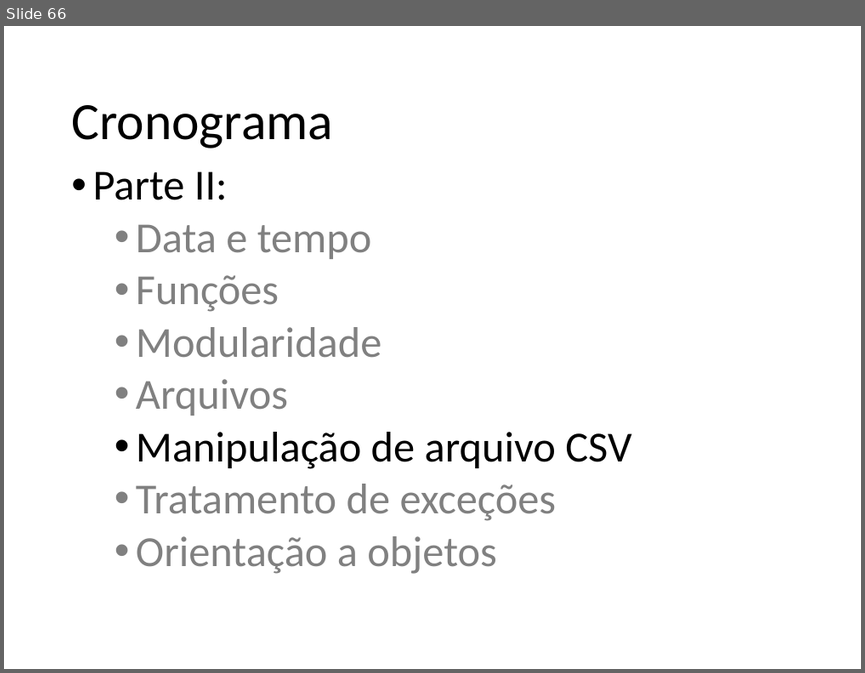
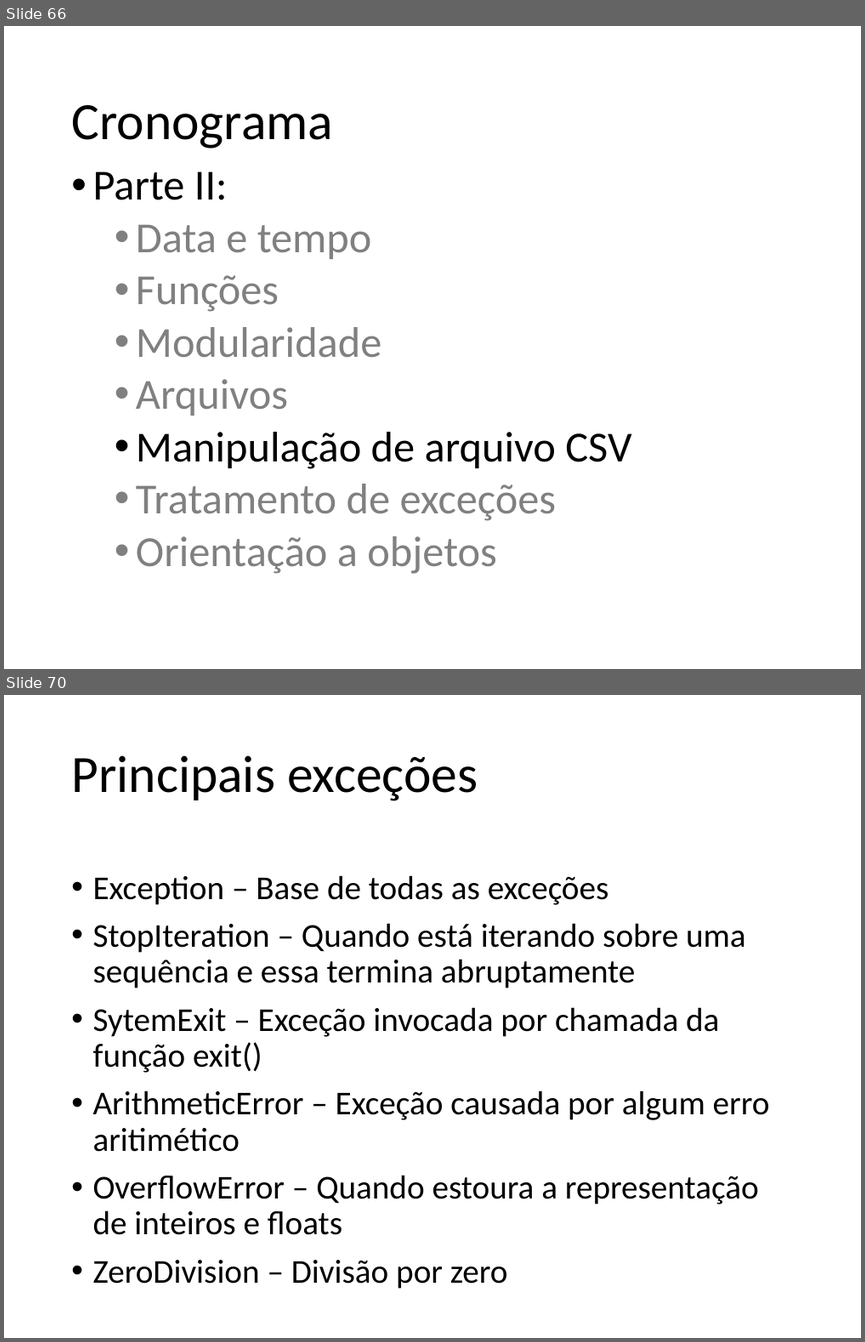
Before and after one commit to fernandoFernandeSantos/minicurso_python_2019, a slide deck: aula.pptx. Shown one above the other, each under a label of ours: slide 66 before the commit, slides 66 and 70 after it; the slides between them are not shown. The pictures are 865x673 and 865x1342 pixels, drawn with LibreOffice and Linux fonts; fonts in the diff are those of the drawing. Boxes give left, top, right and bottom in pixels: in the first picture for what was removed or moved away, otherwise in the second. Text is boxed around its words. In the diff, an @@ line names an element or a change of style, - is before the commit and + after.

```diff
--- a/aula.pptx
+++ b/aula.pptx
@@ slide 70 added at [4,695,861,1338], background #FFFFFF @@
@@ title added at [71,755,477,801], 44 pt, text #000000 @@
+Principais exceções
@@ text added at [93,875,770,1288], 28 pt, text #000000 @@
+• Exception – Base de todas as exceções
+• StopIteration – Quando está iterando sobre uma sequência e essa termina abruptamente
+• SytemExit – Exceção invocada por chamada da função exit()
+• ArithmeticError – Exceção causada por algum erro aritimético
+• OverflowError – Quando estoura a representação de inteiros e floats
+• ZeroDivision – Divisão por zero
```
Also in this commit, not shown: 2 slides changed, 7 other slides added, 1 other file.
